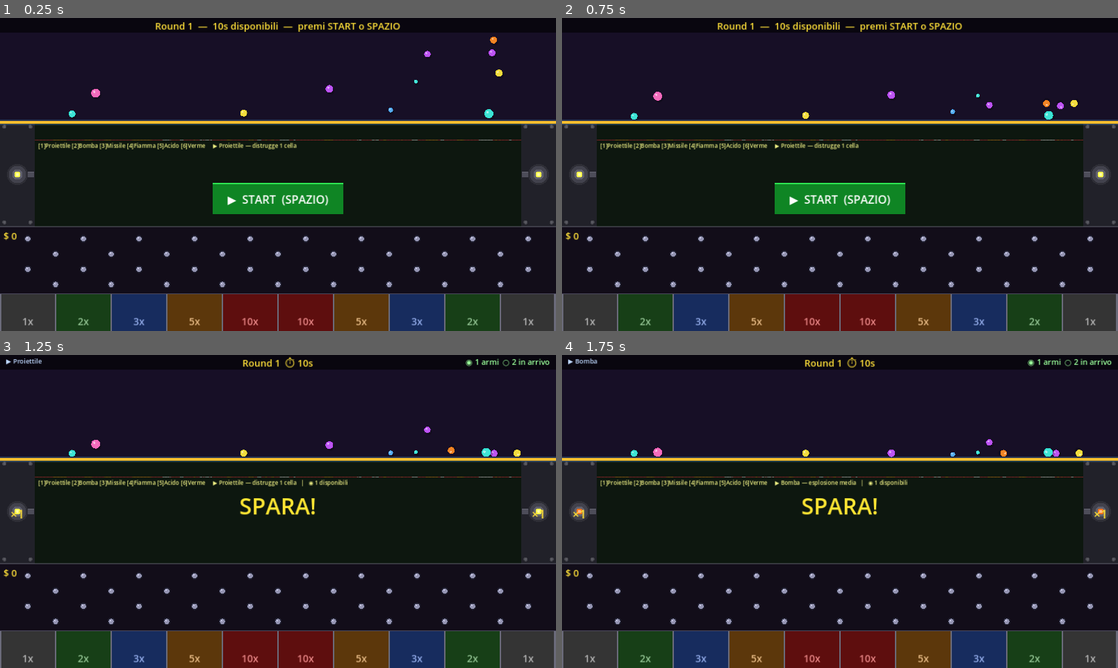
Above: before the commit, frames 1-4 (two rows, left to right).
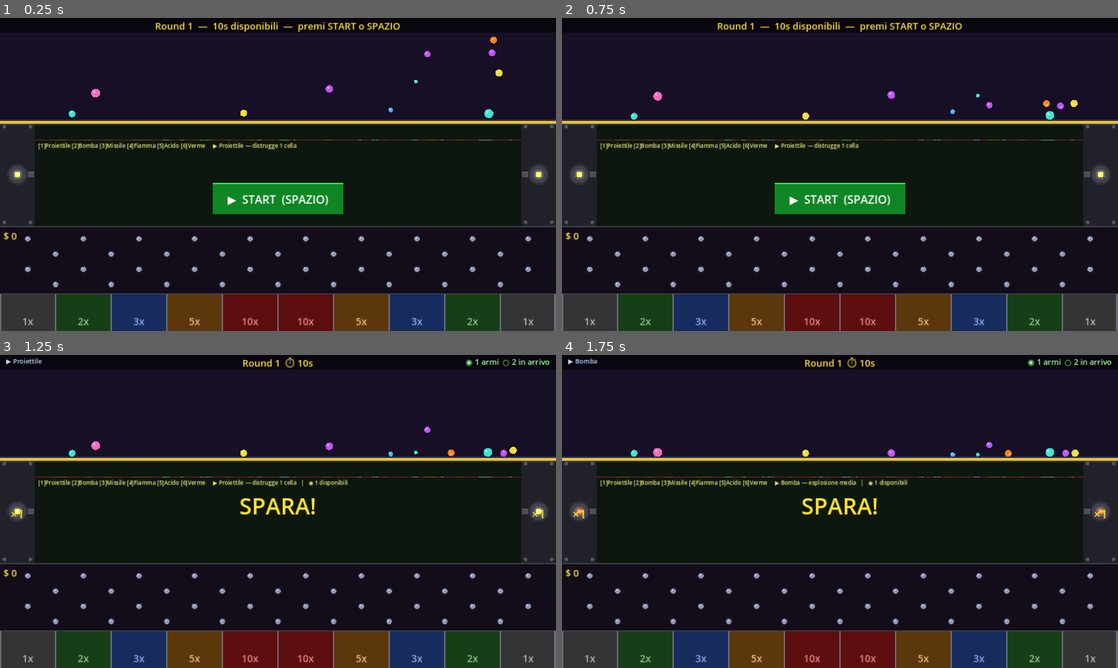
Above: after the commit, the same moments.

Repository: tanapox/TravelCalculator
Game: Godot game, scene res://scenes/Main.tscn
Same seed, same stepped clock (60 frames per second), same inputs: the game is played once before the commit and once after it.
Inputs (mouse positions are in pixels of both pictures, inside the frame that each line leads up to):
- Up to frame 1 (0.25 s): no input
- Up to frame 2 (0.75 s): tap Enter at 0.5 s; move the mouse to (962, 158) at 0.52 s; tap 1 at 0.6 s; click (962, 158) at 0.67 s
- Up to frame 3 (1.25 s): tap Space at 0.77 s
- Up to frame 4 (1.75 s): move the mouse to (728, 527) at 1.27 s; tap 2 at 1.35 s; click (728, 527) at 1.42 s; tap Space at 1.52 s

Frame 1 is identical in both runs. In frame 2, less than 0.1% of the frame differs, in the area x 13-92%, y 26-33%; in frame 3, 0.2%, in the area x 13-94%, y 27-33%; in frame 4, 0.2%.

Commit message:
Force balls to stop via _settled flag
Dual stop mechanism:
- _integrate_forces: when contact+bounce=0, sets _settled=true
  and zeroes velocity every physics frame
- _physics_process: if falling and speed<6px/s, also triggers _settle()

BOUNCE_STEP raised to 0.30 (stops in ~4 contacts).

Co-Authored-By: Claude Sonnet 4.6 <noreply@anthropic.com>
Claude-Session: https://claude.ai/code/session_01QzGJouKABdY15psrR5EvZo

Diff:
--- a/scripts/Ball.gd
+++ b/scripts/Ball.gd
@@ -6,10 +6,11 @@
 var money_value: int   = 10
 var collected:   bool  = false
 var _falling:    bool  = false
+var _settled:    bool  = false
 
 const BOUNCE_START: float = 1.0
 const BOUNCE_END:   float = 0.0
-const BOUNCE_STEP:  float = 0.22  # decremento per ogni rimbalzo (~5 rimbalzi per fermarsi)
+const BOUNCE_STEP:  float = 0.30  # bounce azzerato in ~4 rimbalzi
 
 func setup(r: float, c: Color, m_val: int = 10) -> void:
 	radius      = r
@@ -38,8 +39,18 @@
 func start_falling() -> void:
 	_falling = true
 
+func _physics_process(_delta: float) -> void:
+	if collected or _settled:
+		return
+	if _falling and linear_velocity.length_squared() < 36.0:
+		_settle()
+
 func _integrate_forces(state: PhysicsDirectBodyState2D) -> void:
 	if collected:
+		return
+	if _settled:
+		state.linear_velocity = Vector2.ZERO
+		state.angular_velocity = 0.0
 		return
 	if state.get_contact_count() > 0:
 		var b := physics_material_override.bounce
@@ -47,7 +58,13 @@
 		if _falling:
 			state.linear_velocity.x += randf_range(-6.0, 6.0)
 		if physics_material_override.bounce <= BOUNCE_END:
-			state.linear_velocity *= 0.65
+			_settle()
+			state.linear_velocity = Vector2.ZERO
+			state.angular_velocity = 0.0
+
+func _settle() -> void:
+	_settled = true
+	physics_material_override.bounce = 0.0
 
 func _draw() -> void:
 	draw_circle(Vector2(3.0, 5.0), radius * 0.95, Color(0.0, 0.0, 0.0, 0.22))
